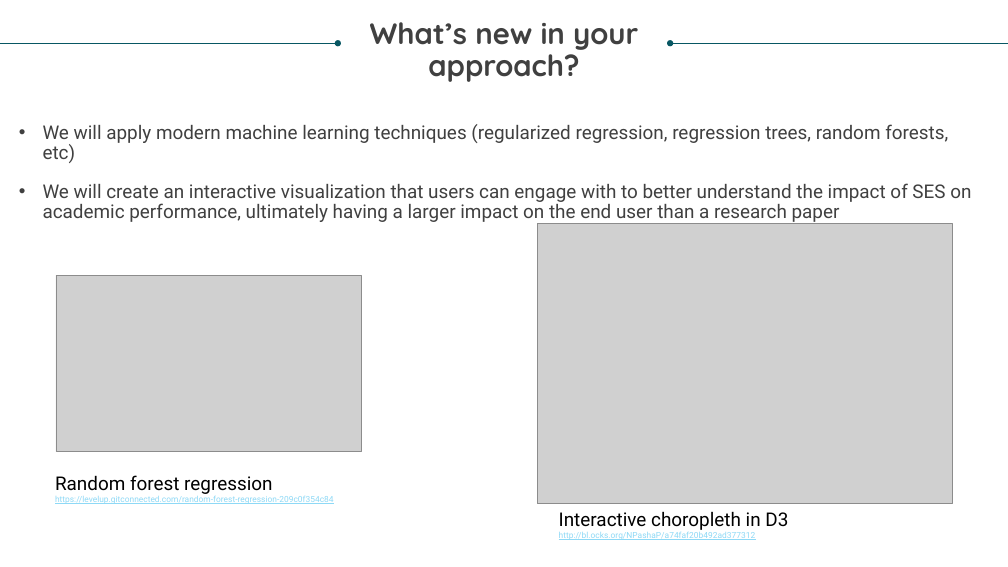
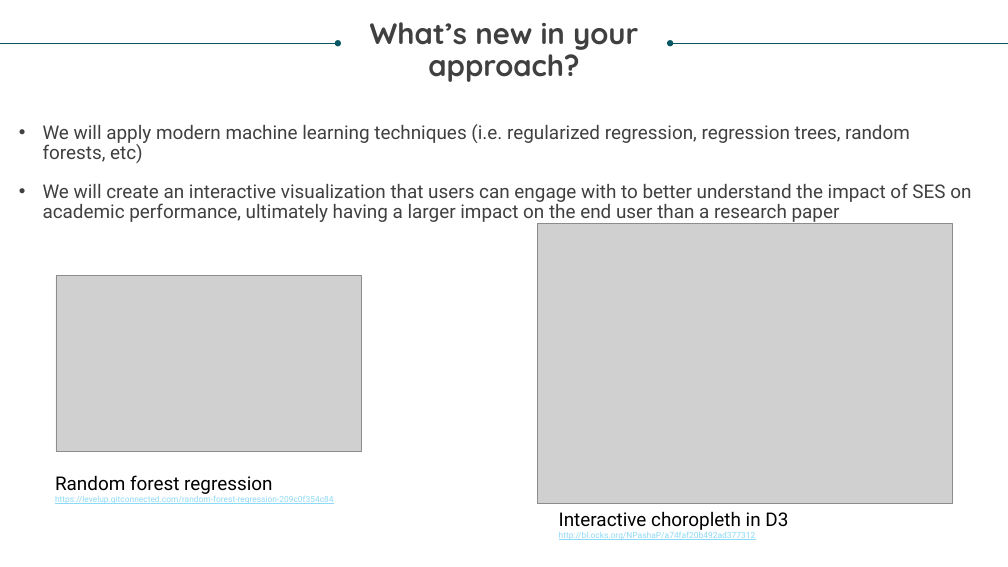
Before and after one commit to bspivey/GraduationAnalysis, a slide deck: slide 7 of SESIoN Proposal.pptx. Drawn at 1008x567 pixels with LibreOffice and Linux fonts; fonts in the diff are those of the drawing; grey boxes stand for pictures. Boxes give left, top, right and bottom in pixels: in the first picture for what was removed or moved away, otherwise in the second. Text is boxed around its words. In the diff, an @@ line names an element or a change of style, - is before the commit and + after.

```diff
--- a/SESIoN Proposal.pptx
+++ b/SESIoN Proposal.pptx
@@ text at [43,124,910,163]: text changed @@
-• We will apply modern machine learning techniques (regularized regression, regression trees, random forests, etc)
+• We will apply modern machine learning techniques (i.e. regularized regression, regression trees, random forests, etc)
```
Also in this commit, not shown: 2 other slides changed, 2 slides added.
